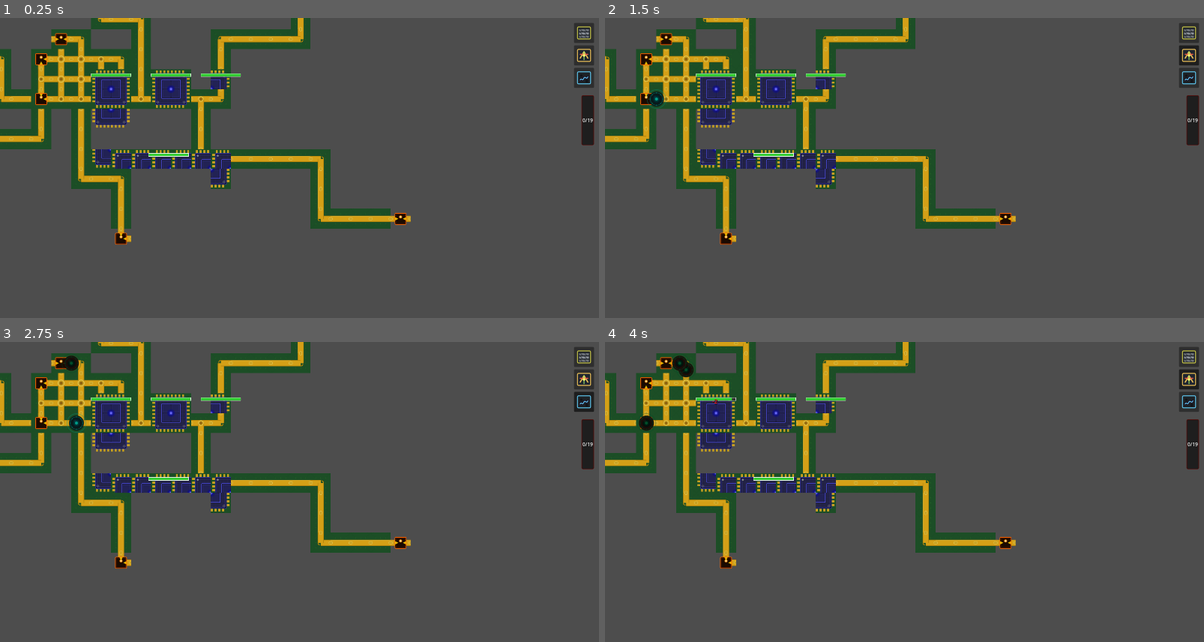
Above: before the commit, frames 1-4 (two rows, left to right).
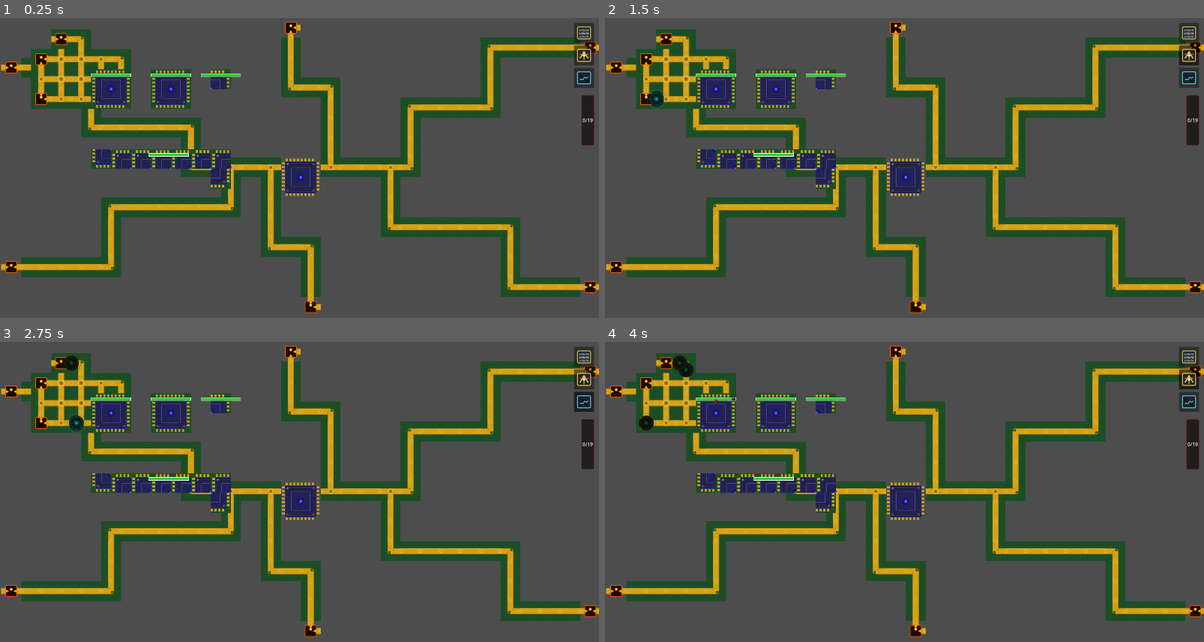
Above: after the commit, the same moments.

Repository: ProfessorLayton322/ldjam_59
Game: Godot game, scene res://scenes/ld_gameplay.tscn
Same seed, same stepped clock (60 frames per second), same inputs: the game is played once before the commit and once after it. This scene is started directly instead of the project's main scene.
Inputs (mouse positions are in pixels of both pictures, inside the frame that each line leads up to):
- Up to frame 1 (0.25 s): no input
- Up to frame 2 (1.5 s): click (1192, 33) at 0.5 s; click (1192, 54) at 1.25 s
- Up to frame 3 (2.75 s): click (587, 402) at 2 s
- Up to frame 4 (4 s): click (1192, 357) at 2.75 s; click (1192, 378) at 3.5 s

The runs differ from the first frame. In frame 1, 25% of the frame differs, in the area x 0-100%, y 0-99%; in frame 2, 25%; in frame 3, 25%; in frame 4, 25%.

Commit message:
Update ld_gameplay.tscn
coordinate tweak

Diff:
--- a/ludum-dare-59/scenes/ld_gameplay.tscn
+++ b/ludum-dare-59/scenes/ld_gameplay.tscn
@@ -80,7 +80,7 @@
 autostart = true
 
 [node name="TileMap" type="TileMap" parent="."]
-position = Vector2(100, 100)
+position = Vector2(708, 319)
 tile_set = SubResource("TileSet_demo")
 format = 2
 layer_0/tile_data = PackedInt32Array(131074, 0, 458752, 131073, 0, 131072, 131072, 0, 458752, 196607, 0, 131072, 196606 …(1475 unchanged characters)…
